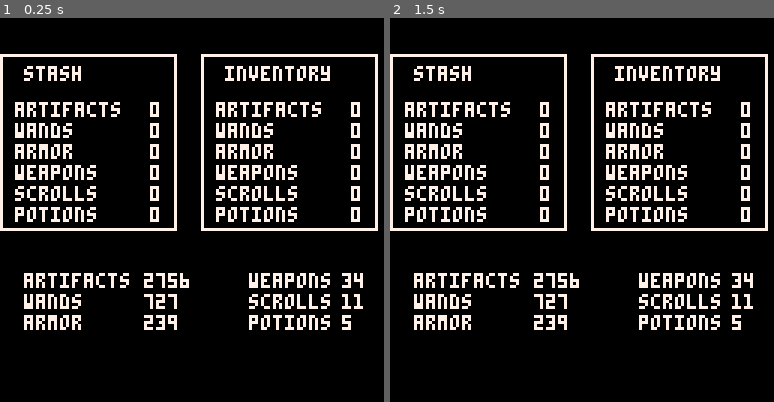
Above: before the commit, frames 1-2 (left to right).
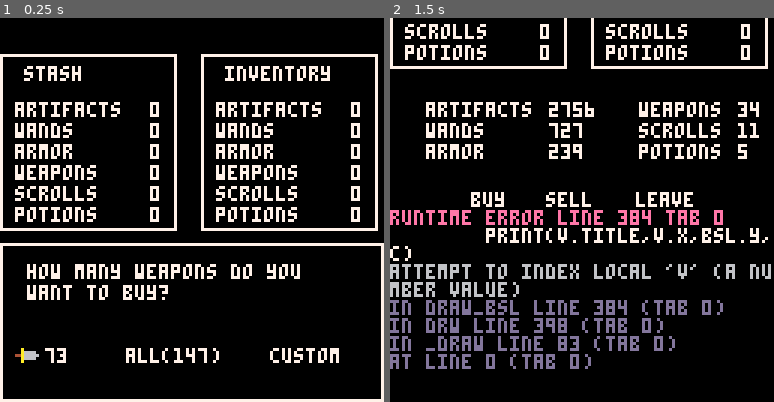
Above: after the commit, the same moments.

Repository: norendren/rogueWars
Game: PICO-8 cartridge main.p8
The game is run twice, just before and just after one commit, with the same random seed, the same clock (stepped at 60 frames per second) and the same inputs.
Inputs:
- Up to frame 1 (0.25 s): no input
- Up to frame 2 (1.5 s): tap X (X key) at 0.33, 1.07 s; tap O (Z key) at 0.7 s

The runs differ from the first frame. In frame 1, 7.7% of the frame differs, in the area x 0-100%, y 58-100%; in frame 2, 24%, in the area x 0-100%, y 0-92%.
Error after the commit: runtime error line 384 tab 0; print(v.title,v.x,bsl.y,c); attempt to index local 'v' (a number value)

Commit message:
yet another huge commit, on the cusp of actually buying stuff

Diff:
--- a/main.p8
+++ b/main.p8
@@ -8,13 +8,21 @@
 
 function _init()
     -- show_menu()
+    -- show_intro()
     -- show_navigation()
-    -- show_intro()
-    show_roguelike()
-    init_prices()
-end
-
-function init_prices()
+    -- show_bsl()
+    -- show_transaction()
+    show_final_transaction()
+
+    p.cursor.nav=nav_menu["gkh"]
+    p.cursor.items = items["weapons"]
+    p.cursor.bsl=bsl["buy"]
+    p.cursor.trans=trans_menu["middle"]
+
+    randomize_prices()
+end
+
+function randomize_prices()
     for k, v in pairs(items) do
         v.curr = flr(rnd(v.high-v.low)+v.low+1)
     end
@@ -25,11 +33,12 @@
 end
 
 function _draw()
+    cls()
+    -- rect(0,0,127,127,14)
     scrn.drw()
 end
 
 function show_menu()
-    cls()
     scrn.upd = menu_update
     scrn.drw = menu_draw
 end
@@ -41,7 +50,6 @@
 end
 
 function menu_draw()
-    cls()
     print("shopkeeprl", 40, 20, 7)
 
     if frame < 10 then
@@ -52,7 +60,9 @@
 end
 
 function show_intro()
-    cls()
+    -- todo: create intro texts-- if (btnp(5)) then
+
+    -- end that show only once for each roguelike
     scrn.upd = intro_update
     scrn.drw = intro_draw
 end
@@ -64,19 +74,17 @@
 end
 
 function intro_draw()
+    -- todo: add help text and home roguelike
     long_printer(intro, 0, 7)
-    print("select home roguelike", 0, 90, 7)
-    print("add some button help", 0, 90, 7)
     print("press z to play", 30, 100, 7)
 end
 
 function show_navigation()
-    cls()
     scrn.upd = nav_update
     scrn.drw = nav_draw
 end
 
--- Locking y values for top and bottom half
+-- locking y values for top and bottom half
 top_half_y=28
 bottom_half_y=85
 
@@ -86,40 +94,50 @@
     x_off = 55,
     y_off = 8
 }
-
+nav_map = {"gkh","cog","net","brogue","dcss","adom"}
 nav_menu = {
-    {{
+    gkh={
         title="gkh",
         x=nav_coords.base_x,
         y=nav_coords.base_y,
-        c=10
-    },{
+        c=10,
+        pos=1
+    },
+    cog={
         title="cogmind",
         x=nav_coords.base_x,
         y=nav_coords.base_y+nav_coords.y_off,
-        c=11
-    },{
+        c=11,
+        pos=2
+    },
+    net={
         title="nethack",
         x=nav_coords.base_x,
         y=nav_coords.base_y+nav_coords.y_off*2,
-        c=12
-    }},
-    {{
+        c=12,
+        pos=3
+    },
+    brogue={
         title="brogue",
         x=nav_coords.base_x+nav_coords.x_off,
         y=nav_coords.base_y,
-        c=4
-    },{
+        c=4,
+        pos=4
+    },
+    dcss={
         title="dcss",
         x=nav_coords.base_x+nav_coords.x_off,
         y=nav_coords.base_y+nav_coords.y_off,
-        c=9
-    },{
+        c=9,
+        pos=5
+    },
+    adom={
         title="adom",
         x=nav_coords.base_x+nav_coords.x_off,
         y=nav_coords.base_y+nav_coords.y_off*2,
-        c=2
-    }}
+        c=2,
+        pos=6
+    }
 }
 
 inv_coords = {
@@ -135,15 +153,60 @@
     y_off = 7
 }
 
+-- trying hardcoded explicit cuz sheesh
+bsl_map = {"buy","sell","leave"}
+bsl = {
+    y=112,
+    buy={
+        title="buy",
+        x=27,
+        pos=1
+    },
+    sell={
+        title="sell",
+        x=52,
+        pos=2
+    },
+    leave={
+        title="leave",
+        x=82,
+        pos=3
+    },
+}
+
+trans_map ={"middle","all","cust"}
+trans_menu = {
+    y=110,
+    middle={
+        amt=0,
+        x=15,
+        pos=1
+    },
+    all={
+        amt=0,
+        x=42,
+        pos=2
+    },
+    cust={
+        amt="custom",
+        x=90,
+        pos=3
+    }
+}
+
+-- player data
 p = {
+    money=5000,
+    inf_trans ={
+        buying=false,
+        selling=false,
+        curr_amt=0
+    },
     cursor={
-        nav={
-            x=1,
-            y=1
-        },
-        items={
-
-        }
+        nav={},
+        item={},
+        bsl={},
+        trans={}
     },
     inventory={{disp="artifacts",amt=0},
     {disp="wands",amt=0},
@@ -161,26 +224,25 @@
 }
 
 function nav_update()
-    if (btnp(0)) and p.cursor.nav.x > 1 then
-        p.cursor.nav.x -= 1
-    end
-    if (btnp(1)) and p.cursor.nav.x < #nav_menu then
-        p.cursor.nav.x += 1
-    end
-    if (btnp(2)) and p.cursor.nav.y > 1 then
-        p.cursor.nav.y -= 1
-    end
-    if (btnp(3)) and p.cursor.nav.y < #nav_menu[p.cursor.nav.x] then
-        p.cursor.nav.y += 1
+    if (btnp(0)) and p.cursor.nav.pos > 3 then
+        p.cursor.nav = nav_menu[nav_map[p.cursor.nav.pos-3]]
+    end
+    if (btnp(1)) and p.cursor.nav.pos <= 3 then
+        p.cursor.nav = nav_menu[nav_map[p.cursor.nav.pos+3]]
+    end
+    if (btnp(2)) and p.cursor.nav.pos > 1 then
+        p.cursor.nav = nav_menu[nav_map[p.cursor.nav.pos-1]]
+    end
+    if (btnp(3)) and p.cursor.nav.pos < 6 then
+        p.cursor.nav = nav_menu[nav_map[p.cursor.nav.pos+1]]
     end
     if (btnp(5)) then
-        show_roguelike()
+        p.cursor.nav = nav_menu["gkh"] -- back to baseline
+        show_bsl()
     end
 end
 
 function nav_draw()
-    cls()
-    rect(0,0,127,127,14)
     -- player inventory
     draw_inventory(7)
 
@@ -191,9 +253,7 @@
     draw_dungeon_selection(7)
 
     -- player cursor
-    local curs_x = nav_menu[p.cursor.nav.x][p.cursor.nav.y].x
-    local curs_y = nav_menu[p.cursor.nav.x][p.cursor.nav.y].y
-    spr(0,curs_x-10,curs_y-1)
+    spr(0,p.cursor.nav.x-10,p.cursor.nav.y-1)
 end
 
 function draw_inventory(c)
@@ -231,41 +292,163 @@
 end
 
 function draw_dungeon_selection(c)
-    x = nav_coords.base_x
-    y = nav_coords.base_y
-    for i=1,#nav_menu do
-        for z=1,#nav_menu[i] do
-            item = nav_menu[i][z]
-            print(item.title, item.x, item.y, item.c)
-        end
-    end
-    rect(0,nav_coords.base_y-10,127,115,7)
-end
-
-function show_roguelike()
-    cls()
-    scrn.drw = roguelike_draw
-    scrn.upd = roguelike_update
-end
-
-function roguelike_draw()
-    -- TODO: create intro texts that show only once for each roguelike
-    cls()
+    for k,rog in pairs(nav_menu) do
+        print(rog.title, rog.x,rog.y,rog.c)
+    end
+    rect(0,nav_coords.base_y-10,127,127,7)
+end
+
+function show_bsl()
+    scrn.drw = bsl_draw
+    scrn.upd = bsl_update
+end
+
+function bsl_draw()
     draw_inventory(7)
     draw_stash(7)
 
     draw_prices(7)
-end
-
-function roguelike_update()
-
-end
-
-item_coords ={
-    base_x = 8,
-    base_y = 85,
+    draw_bsl(7)
+
+    rect(0,nav_coords.base_y-10,127,127,7)
+
+    -- player cursor
+    spr(0,p.cursor.bsl.x-10, bsl.y-1)
+end
+
+function bsl_update()
+    if (btnp(0)) and p.cursor.bsl.pos > 1 then
+        p.cursor.bsl = bsl[bsl_map[p.cursor.bsl.pos-1]]
+    end
+    if (btnp(1)) and p.cursor.bsl.pos < 3 then
+        p.cursor.bsl = bsl[bsl_map[p.cursor.bsl.pos+1]]
+    end
+    if (btnp(5)) then
+        if p.cursor.bsl.title == "leave" then
+            p.cursor.bsl = bsl["buy"]
+            randomize_prices()
+            show_navigation()
+        else
+            show_transaction()
+        end
+    end
+end
+
+function draw_bsl(c)
+    for k,v in pairs(bsl) do
+        print(v.title,v.x,bsl.y,c)
+    end
+end
+
+function show_transaction()
+    scrn.drw = transaction_draw
+    scrn.upd = transaction_update
+end
+
+function transaction_draw()
+    draw_inventory(7)
+    draw_stash(7)
+
+    draw_prices(7)
+    draw_bsl(7)
+
+    rect(
+        p.cursor.bsl.x-3,
+        bsl.y-3,
+        (p.cursor.bsl.x-3)+#p.cursor.bsl.title*5.5,
+        (bsl.y-3) + 10,
+        7)
+
+    rect(0,nav_coords.base_y-10,127,127,7)
+
+    -- player cursor
+    spr(0,p.cursor.items.x-10,p.cursor.items.y-1)
+end
+
+function transaction_update()
+    if (btnp(0)) and p.cursor.items.pos > 3 then
+        p.cursor.items = items[i_menu_map[p.cursor.items.pos-3]]
+    end
+    if (btnp(1)) and p.cursor.items.pos <= 3 then
+        p.cursor.items = items[i_menu_map[p.cursor.items.pos+3]]
+    end
+    if (btnp(2)) and p.cursor.items.pos > 1 then
+        p.cursor.items = items[i_menu_map[p.cursor.items.pos-1]]
+    end
+    if (btnp(3)) and p.cursor.items.pos < 6 then
+        p.cursor.items = items[i_menu_map[p.cursor.items.pos+1]]
+    end
+    if (btnp(5)) then
+        show_final_transaction()
+    end
+    if (btnp(4)) then
+        p.cursor.items = items["artifacts"] -- back to baseline
+        show_bsl()
+    end
+end
+
+function show_final_transaction()
+    scrn.drw = final_trans_draw
+    scrn.upd = final_trans_update
+end
+
+function final_trans_draw()
+    draw_inventory(7)
+    draw_stash(7)
+
+    print("how many "..p.cursor.items.disp.." do you",item_coords.base_x-3, item_coords.base_y, 7)
+    print("want to "..p.cursor.bsl.title.."?",item_coords.base_x-3, item_coords.base_y+7, 7)
+
+    -- middle of the road amount
+    if p.cursor.bsl.title == "buy" then
+        --TODO: big todo here to show proper amount and account for capacity
+        trans_menu["middle"].amt = flr((p.money/p.cursor.items.curr)/2)
+        print(trans_menu["middle"].amt, trans_menu["middle"].x, trans_menu.y)
+        trans_menu["all"].amt = flr(p.money/p.cursor.items.curr)
+        print("all("..trans_menu["all"].amt..")", trans_menu["all"].x, trans_menu.y)
+        print("custom", trans_menu["cust"].x, trans_menu.y)
+    end
+
+    rect(0,nav_coords.base_y-10,127,127,7)
+
+    -- player cursor
+    spr(0,p.cursor.trans.x-10, trans_menu.y-1)
+end
+
+function final_trans_update()
+    if (btnp(0)) and p.cursor.trans.pos > 1 then
+        p.cursor.trans = trans_menu[trans_map[p.cursor.trans.pos-1]]
+    end
+    if (btnp(1)) and p.cursor.trans.pos < 3 then
+        p.cursor.trans = trans_menu[trans_map[p.cursor.trans.pos+1]]
+    end
+    if (btnp(5)) then
+        show_adjust_amt()
+    end
+    if(btnp(4)) then
+        show_transaction()
+    end
+end
+
+function show_adjust_amt()
+end
+
+
+item_coords = {
+    base_x = 12,
+    base_y = 82,
     y_off = 7,
     x_off = 53
+}
+
+-- indexes match the 'pos' field in the items table
+i_menu_map = {
+    "artifacts",
+    "wands",
+    "armor",
+    "weapons",
+    "scrolls",
+    "potions"
 }
 
 items = {
@@ -275,7 +458,8 @@
         y=item_coords.base_y,
         low=1500,
         high=3000,
-        curr=0
+        curr=0,
+        pos=1
     },
     wands={
         disp="wands",
@@ -283,7 +467,8 @@
         y=item_coords.base_y+item_coords.y_off,
         low=500,
         high=1400,
-        curr=0
+        curr=0,
+        pos=2
     },
     armor={
         disp="armor",
@@ -291,54 +476,57 @@
         y=item_coords.base_y+item_coords.y_off*2,
         low=100,
         high=450,
-        curr=0
+        curr=0,
+        pos=3
     },
     weapons={
         disp="weapons",
-        x=item_coords.base_x+item_coords.x_off+22,
+        x=item_coords.base_x+item_coords.x_off+18,
         y=item_coords.base_y,
         low=30,
         high=90,
-        curr=0
+        curr=0,
+        pos=4
     },
     scrolls={
         disp="scrolls",
-        x=item_coords.base_x+item_coords.x_off+22,
+        x=item_coords.base_x+item_coords.x_off+18,
         y=item_coords.base_y+item_coords.y_off,
         low=7,
         high=25,
-        curr=0
+        curr=0,
+        pos=5
     },
     potions={
         disp="potions",
-        x=item_coords.base_x+item_coords.x_off+22,
+        x=item_coords.base_x+item_coords.x_off+18,
         y=item_coords.base_y+item_coords.y_off*2,
         low=1,
         high=6,
-        curr=0
+        curr=0,
+        pos=6
     }
 }
 
 function draw_prices(c)
-    print(items.artifacts.disp, items.artifacts.x, items.artifacts.y)
-    print(items.artifacts.curr, item_coords.x_off-5, items.artifacts.y)
-
-    print(items.wands.disp, items.wands.x, items.wands.y)
-    print(items.wands.curr, item_coords.x_off-5, items.wands.y)
-
-    print(items.armor.disp, items.armor.x, items.armor.y)
-    print(items.armor.curr, item_coords.x_off-5, items.armor.y)
-
-    print(items.weapons.disp, items.weapons.x, items.weapons.y)
-    print(items.weapons.curr, (item_coords.x_off*2)+8, items.weapons.y)
-
-    print(items.scrolls.disp, items.scrolls.x, items.scrolls.y)
-    print(items.scrolls.curr, (item_coords.x_off*2)+8, items.scrolls.y)
-
-    print(items.potions.disp, items.potions.x, items.potions.y)
-    print(items.potions.curr, (item_coords.x_off*2)+8, items.potions.y)
-
-    -- player cursor
+    -- items
+    print(items.artifacts.disp, items.artifacts.x, items.artifacts.y,c)
+    print(items.artifacts.curr, item_coords.x_off, items.artifacts.y,c)
+
+    print(items.wands.disp, items.wands.x, items.wands.y,c)
+    print(items.wands.curr, item_coords.x_off, items.wands.y,c)
+
+    print(items.armor.disp, items.armor.x, items.armor.y,c)
+    print(items.armor.curr, item_coords.x_off, items.armor.y,c)
+
+    print(items.weapons.disp, items.weapons.x, items.weapons.y,c)
+    print(items.weapons.curr, (item_coords.x_off*2)+10, items.weapons.y,c)
+
+    print(items.scrolls.disp, items.scrolls.x, items.scrolls.y,c)
+    print(items.scrolls.curr, (item_coords.x_off*2)+10, items.scrolls.y,c)
+
+    print(items.potions.disp, items.potions.x, items.potions.y,c)
+    print(items.potions.curr, (item_coords.x_off*2)+10, items.potions.y,c)
 end
 
 
